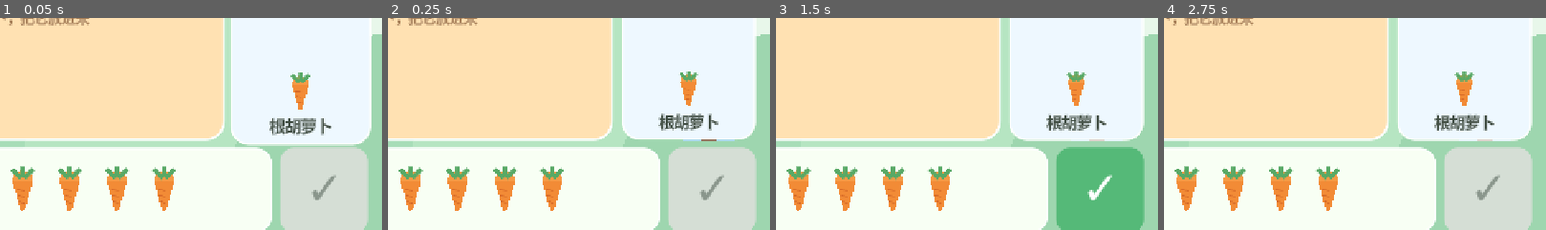
Above: before the commit, frames 1-4 (left to right).
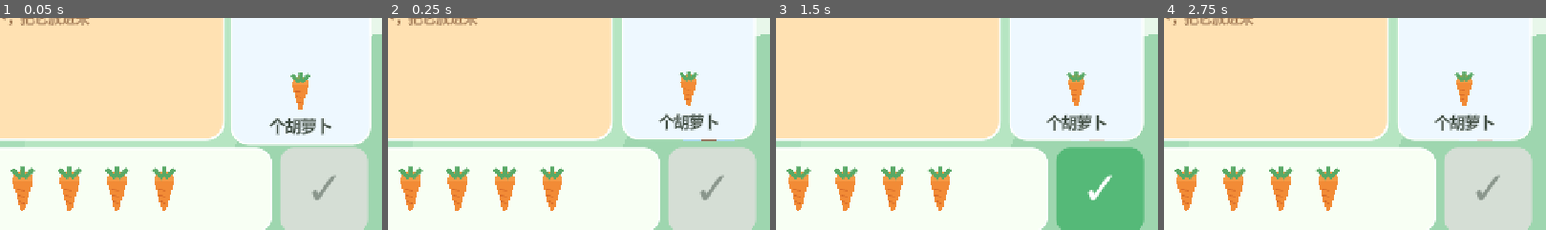
Above: after the commit, the same moments.

Repository: 1xuanyuan1/pet-math-town
Game: Godot game, scene res://scenes/main/main.tscn
Two runs of this game, one before a commit and one after it. Both use one fixed random seed, a clock stepped at 60 frames per second and the inputs below.
Inputs (mouse positions are % of the whole screen's width and height, from its top left):
- Up to frame 1 (0.05 s): no input
- Up to frame 2 (0.25 s): no input
- Up to frame 3 (1.5 s): click "▶" at 0.5 s; click (16, 88) at 1.27 s
- Up to frame 4 (2.75 s): click (50, 25) at 2 s
The pictures show only the part of the screen within x 50-100%, y 47-97%; the shares and areas given below are measured in that part.

The runs differ from the first frame. In frame 1, 0.2% of the frame differs, in the area x 70-75%, y 47-56%; in frame 2, 0.2%; in frame 3, 0.2%; in frame 4, 0.2%.

Commit message:
feat: revise guidance and add complete game speech

Diff:
--- a/audio/tts/personalization.json
+++ b/audio/tts/personalization.json
@@ -10,7 +10,6 @@
   },
   "items": [
     {"id": "name_default", "text": "小宝贝，", "output": "common/name_default.ogg"},
-    {"id": "name_xiangxiang", "text": "香香，", "output": "common/name_xiangxiang.ogg"},
-    {"id": "count_feeding_intro", "text": "来帮米米准备胡萝卜吧！", "output": "count_feeding/intro.ogg"}
+    {"id": "name_xiangxiang", "text": "香香，", "output": "common/name_xiangxiang.ogg"}
   ]
 }
--- a/audio/tts/registry.json
+++ b/audio/tts/registry.json
@@ -1,7 +1,6 @@
 {
   "common.name_default": "res://audio/tts/generated/common/name_default.ogg",
   "common.name_xiangxiang": "res://audio/tts/generated/common/name_xiangxiang.ogg",
-  "count_feeding.intro": "res://audio/tts/generated/count_feeding/intro.ogg",
   "count_feeding.target_01": "res://audio/tts/generated/count_feeding/target_01.ogg",
   "count_feeding.target_02": "res://audio/tts/generated/count_feeding/target_02.ogg",
   "count_feeding.target_03": "res://audio/tts/generated/count_feeding/target_03.ogg",
--- a/audio/tts/samples.json
+++ b/audio/tts/samples.json
@@ -11,19 +11,19 @@
   "items": [
     {
       "id": "warm_girl",
-      "text": "请给米米放进四根胡萝卜。数好以后，点绿色对勾。",
+      "text": "米米想要四个胡萝卜。你可以帮我把胡萝卜放在篮子里吗？",
       "output": "warm_girl.ogg",
       "voice_setting": {"voice_id": "Chinese (Mandarin)_Warm_Girl", "speed": 0.9, "emotion": "calm"}
     },
     {
       "id": "gentle_senior",
-      "text": "请给米米放进四根胡萝卜。数好以后，点绿色对勾。",
+      "text": "米米想要四个胡萝卜。你可以帮我把胡萝卜放在篮子里吗？",
       "output": "gentle_senior.ogg",
       "voice_setting": {"voice_id": "Chinese (Mandarin)_Gentle_Senior", "speed": 0.9, "emotion": "calm"}
     },
     {
       "id": "soft_girl",
-      "text": "请给米米放进四根胡萝卜。数好以后，点绿色对勾。",
+      "text": "米米想要四个胡萝卜。你可以帮我把胡萝卜放在篮子里吗？",
       "output": "soft_girl.ogg",
       "voice_setting": {"voice_id": "Chinese (Mandarin)_Soft_Girl", "speed": 0.9, "emotion": "calm"}
     }
--- a/content/math/grade1_sem1/count_feeding.json
+++ b/content/math/grade1_sem1/count_feeding.json
@@ -19,9 +19,9 @@
     ]
   },
   "prompts": {
-    "intro": "请点一点胡萝卜，放进篮子里。",
-    "target_template": "请给米米放进%d根胡萝卜。数好以后，点绿色对勾。",
-    "short_target_template": "请放进%d根胡萝卜。",
+    "intro": "点一下胡萝卜，就会放进篮子里。",
+    "target_template": "米米想要%d个胡萝卜。你可以帮我把胡萝卜放在篮子里吗？",
+    "short_target_template": "请放进%d个胡萝卜。",
     "retry": "再数一数，然后点绿色对勾。",
     "correct": ["正好！", "数对啦！", "米米吃得刚刚好！"],
     "complete": "今天的配餐完成啦！"
--- a/scenes/games/count_feeding/count_feeding.gd
+++ b/scenes/games/count_feeding/count_feeding.gd
@@ -156,7 +156,7 @@
 	target_carrot.focus_mode = Control.FOCUS_NONE
 	target_carrot.size_flags_horizontal = Control.SIZE_SHRINK_CENTER
 	target_box.add_child(target_carrot)
-	var unit_label := _make_label("根胡萝卜", 25, UIStyles.INK)
+	var unit_label := _make_label("个胡萝卜", 25, UIStyles.INK)
 	target_box.add_child(unit_label)
 
 	var action_row := HBoxContainer.new()
@@ -337,7 +337,12 @@
 func _play_current_prompt() -> void:
 	if _config.is_empty() or _sequence.is_empty():
 		return
-	var template := str(_config.get("prompts", {}).get("target_template", "请放进%d根胡萝卜。"))
+	var template := str(
+		_config.get("prompts", {}).get(
+			"target_template",
+			"米米想要%d个胡萝卜。你可以帮我把胡萝卜放在篮子里吗？"
+		)
+	)
 	var prompt := template % _target_count
 	AudioManager.play_prompt("count_feeding.target_%02d" % _target_count, prompt)
 	_pulse_control(_target_card)
@@ -351,11 +356,16 @@
 	_play_greeting_on_next_round = false
 	var child_name := ProgressStore.get_child_name()
 	var name_audio_id := ContentRepository.child_name_audio_id(child_name)
-	var template := str(_config.get("prompts", {}).get("target_template", "请放进%d根胡萝卜。"))
+	var template := str(
+		_config.get("prompts", {}).get(
+			"target_template",
+			"米米想要%d个胡萝卜。你可以帮我把胡萝卜放在篮子里吗？"
+		)
+	)
 	var target_prompt := template % _target_count
 	AudioManager.play_sequence(
-		[name_audio_id, "count_feeding.intro", "count_feeding.target_%02d" % _target_count],
-		"%s，来帮米米准备胡萝卜吧！%s" % [child_name, target_prompt]
+		[name_audio_id, "count_feeding.target_%02d" % _target_count],
+		"%s，%s" % [child_name, target_prompt]
 	)
 	_pulse_control(_target_card)
 	_restart_idle_timer()
@@ -365,7 +375,7 @@
 	if _round_locked or _config.is_empty():
 		return
 	var template := str(
-		_config.get("prompts", {}).get("short_target_template", "请放进%d根胡萝卜。")
+		_config.get("prompts", {}).get("short_target_template", "请放进%d个胡萝卜。")
 	)
 	var prompt := template % _target_count
 	AudioManager.play_prompt("count_feeding.target_%02d_short" % _target_count, prompt)
--- a/scripts/autoload/audio_manager.gd
+++ b/scripts/autoload/audio_manager.gd
@@ -79,3 +79,4 @@
 	_voice_queue.clear()
 	if _voice_player != null:
 		_voice_player.stop()
+		_voice_player.stream = null
--- a/tests/run_tests.gd
+++ b/tests/run_tests.gd
@@ -39,6 +39,11 @@
 	_check(not config.is_empty(), "课程 JSON 应能加载")
 	var errors: PackedStringArray = repository_script.validate_count_feeding(config)
 	_check(errors.is_empty(), "课程 JSON 应通过校验：%s" % ", ".join(errors))
+	_check(
+		str(config.get("prompts", {}).get("target_template"))
+		== "米米想要%d个胡萝卜。你可以帮我把胡萝卜放在篮子里吗？",
+		"题目引导应先说明米米的需要，再发出友好请求"
+	)
 
 	var invalid := config.duplicate(true)
 	invalid["session"]["difficulty_levels"][0]["maximum"] = 11
@@ -75,7 +80,7 @@
 	var registry: Dictionary = JSON.parse_string(registry_file.get_as_text())
 	var items: Array = manifest.get("items", [])
 	_check(items.size() == 25, "首版 TTS 清单应包含 25 条语音")
-	_check(registry.size() == items.size() + 3, "Godot 音频注册表应覆盖正式语音与个性化片段")
+	_check(registry.size() == items.size() + 2, "Godot 音频注册表应覆盖正式语音与名字片段")
 	var seen_ids := {}
 	for item_value in items:
 		var item: Dictionary = item_value
@@ -85,6 +90,11 @@
 		var registry_id := "count_feeding.%s" % item_id
 		_check(registry.has(registry_id), "注册表缺少：%s" % registry_id)
 		_check(str(item.get("text")).find("%d") == -1, "TTS 文本不能保留格式占位符")
+	_check(
+		str(items[2].get("text"))
+		== "米米想要三个胡萝卜。你可以帮我把胡萝卜放在篮子里吗？",
+		"三个胡萝卜的 TTS 文案应与家长确认的引导一致"
+	)
 
 	var samples_file := FileAccess.open("res://audio/tts/samples.json", FileAccess.READ)
 	var samples: Dictionary = JSON.parse_string(samples_file.get_as_text())
@@ -97,10 +107,9 @@
 	var personalization_file := FileAccess.open("res://audio/tts/personalization.json", FileAccess.READ)
 	var personalization: Dictionary = JSON.parse_string(personalization_file.get_as_text())
 	var personalization_items: Array = personalization.get("items", [])
-	_check(personalization_items.size() == 3, "个性化 TTS 应包含默认名字、香香和欢迎后半句")
+	_check(personalization_items.size() == 2, "个性化 TTS 应包含默认名字和香香")
 	_check(registry.has("common.name_default"), "注册表应包含默认名字")
 	_check(registry.has("common.name_xiangxiang"), "注册表应包含香香")
-	_check(registry.has("count_feeding.intro"), "注册表应包含欢迎后半句")
 
 
 func _test_progress_store() -> void:
@@ -171,6 +180,8 @@
 	_check(int(ProgressStore.data.get("rounds_completed")) == 5, "完整一局应记录五个回合")
 	_check(game.get("_session_overlay") != null, "完成五回合后应显示庆祝重玩界面")
 
+	AudioManager.stop_voice()
+	await get_tree().create_timer(0.1).timeout
 	game.free()
 	await get_tree().process_frame
 	if FileAccess.file_exists(game_test_path):
Not shown, changed: audio/tts/generated/.minimax-tts-index.json
Not shown, added: audio/tts/generated/count_feeding/complete.ogg.import
Not shown, added: audio/tts/generated/count_feeding/correct_01.ogg.import
Not shown, added: audio/tts/generated/count_feeding/correct_02.ogg.import
Not shown, added: audio/tts/generated/count_feeding/correct_03.ogg.import
Not shown, removed: audio/tts/generated/count_feeding/intro.ogg.import
Not shown, added: audio/tts/generated/count_feeding/retry.ogg.import
Not shown, added: audio/tts/generated/count_feeding/target_01.ogg.import
Not shown, added: audio/tts/generated/count_feeding/target_01_short.ogg.import
Not shown, added: audio/tts/generated/count_feeding/target_02.ogg.import
Not shown, added: audio/tts/generated/count_feeding/target_02_short.ogg.import
Not shown, added: audio/tts/generated/count_feeding/target_03.ogg.import
(and 43 more such lines)
